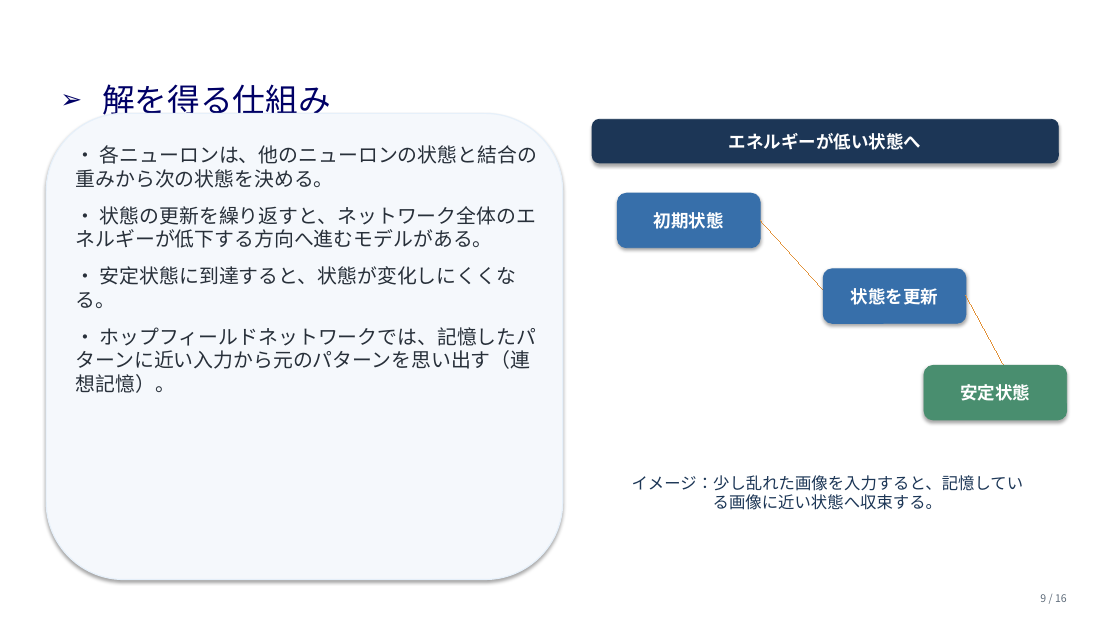
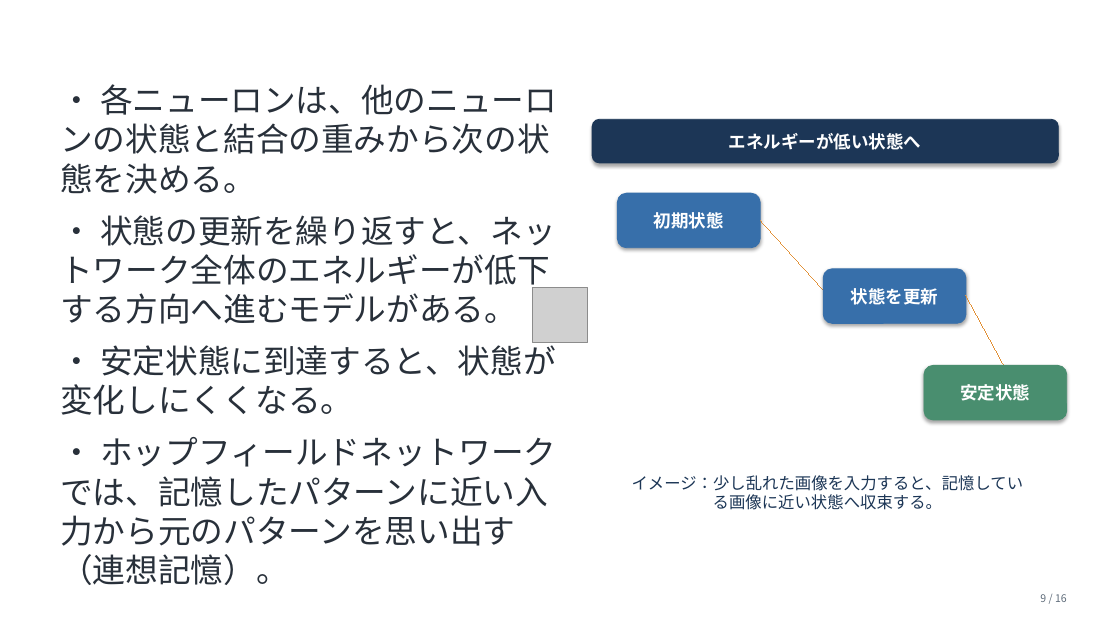
Before and after one commit to zassou-robo/Introduction_knowledge_science_6, a slide deck: slide 9 of 第6回_05知識科学概論.pptx. Drawn at 1120x630 pixels with LibreOffice and Linux fonts; fonts in the diff are those of the drawing; grey boxes stand for pictures; background and template pictures are left out. Boxes give left, top, right and bottom in pixels: in the first picture for what was removed or moved away, otherwise in the second. Text is boxed around its words. In the diff, an @@ line names an element or a change of style, - is before the commit and + after.

```diff
--- a/第6回_05知識科学概論.pptx
+++ b/第6回_05知識科学概論.pptx
@@ text "• 各ニューロンは、他のニューロンの状態と結合の重みから次の状態を決める。": place and size @@
-text "• 各ニューロンは、他のニューロンの状態と結合の重みから次の状態を決める。" at (76, 145, 537, 393)
+text "• 各ニューロンは、他のニューロンの状態と結合の重みから次の状態を決める。" at (60, 84, 557, 585)
@@ text "• 各ニューロンは、他のニューロンの状態と結合の重みから次の状態を決める。" at (60, 84, 557, 585): size 17 to 28 pt @@
@@ text removed at (102, 84, 330, 115) @@
-➢ 解を得る仕組み
@@ rounded rectangle removed at (46, 113, 563, 580) @@
@@ picture added at (533, 287, 588, 343) @@
```
Also in this commit, not shown: 15 other slides changed.
